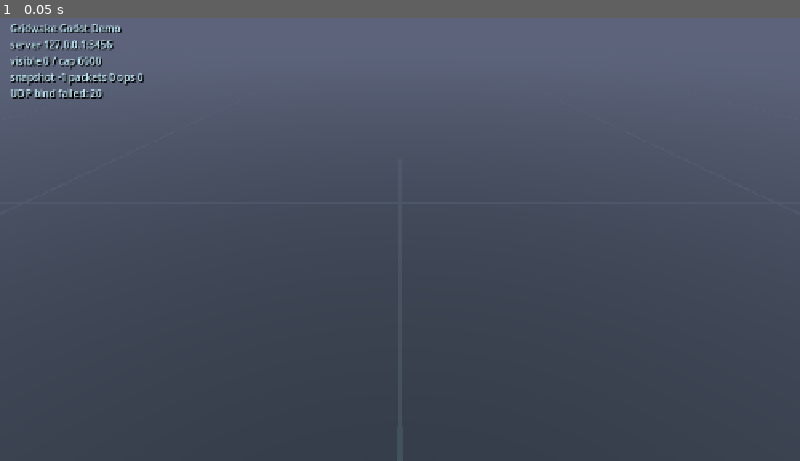
Above: before the commit, frame 1.
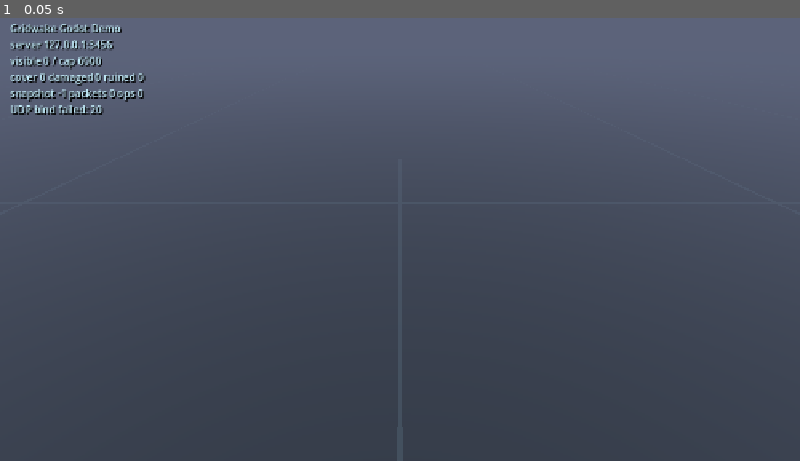
Above: after the commit, the same moment.

Repository: kylebrussell/Gridwake
Game: Godot game, scene res://scenes/main.tscn
Two runs of this game, one before a commit and one after it. Both use one fixed random seed, a clock stepped at 60 frames per second and the inputs below.
Inputs:
- Up to frame 1 (0.05 s): no input

The runs differ from the first frame. In frame 1, 0.7% of the frame differs, in the area x 1-19%, y 12-22%.

Commit message:
Add destructible cover to Godot demo

Diff:
--- a/examples/godot_psx_demo/scripts/gridwake_protocol.gd
+++ b/examples/godot_psx_demo/scripts/gridwake_protocol.gd
@@ -19,20 +19,25 @@
 const KIND_BOT := 0
 const KIND_PLAYER := 1
 const KIND_EFFECT := 2
+const KIND_COVER := 3
 
 const LOD_FULL := 0
 const LOD_REDUCED := 1
 const LOD_MINIMAL := 2
 
-static func encode_input(position: Vector3, yaw: float) -> PackedByteArray:
+static func encode_input(position: Vector3, yaw: float, fire: bool = false) -> PackedByteArray:
 	var payload := StreamPeerBuffer.new()
 	payload.big_endian = false
 	payload.put_data(CLIENT_INPUT_MAGIC.to_ascii_buffer())
-	payload.put_u8(1)
+	payload.put_u8(2)
 	payload.put_float(position.x)
 	payload.put_float(position.y)
 	payload.put_float(position.z)
 	payload.put_float(yaw)
+	var flags := 0
+	if fire:
+		flags |= 1
+	payload.put_u8(flags)
 	return _encode_client_payload(TAG_CLIENT_INPUT, payload.data_array)
 
 
--- a/examples/godot_psx_demo/scripts/main.gd
+++ b/examples/godot_psx_demo/scripts/main.gd
@@ -22,9 +22,13 @@
 var bot_mesh: BoxMesh
 var player_mesh: BoxMesh
 var effect_mesh: SphereMesh
+var cover_mesh: BoxMesh
 var materials: Dictionary = {}
 var camera: Camera3D
 var hud: Label
+var cover_nodes: Dictionary = {}
+var damaged_cover_nodes: Dictionary = {}
+var ruined_cover_nodes: Dictionary = {}
 
 func _ready() -> void:
 	_setup_rendering()
@@ -79,6 +83,8 @@
 	effect_mesh.rings = 4
 	effect_mesh.radius = 0.65
 	effect_mesh.height = 1.3
+	cover_mesh = BoxMesh.new()
+	cover_mesh.size = Vector3.ONE
 
 	_create_materials()
 	_create_floor()
@@ -101,6 +107,12 @@
 	materials["player"] = _material(Color(0.75, 1.0, 0.72))
 	materials["effect"] = _material(Color(0.98, 0.42, 0.92))
 	materials["minimal"] = _material(Color(0.52, 0.57, 0.66))
+	materials["cover_0"] = _material(Color(0.43, 0.48, 0.50))
+	materials["cover_1"] = _material(Color(0.50, 0.41, 0.34))
+	materials["cover_2"] = _material(Color(0.34, 0.42, 0.34))
+	materials["cover_3"] = _material(Color(0.45, 0.37, 0.48))
+	materials["cover_damaged"] = _material(Color(0.72, 0.48, 0.28))
+	materials["cover_ruined"] = _material(Color(0.16, 0.15, 0.15))
 	materials["floor"] = _material(Color(0.13, 0.16, 0.18))
 	materials["grid"] = _material(Color(0.22, 0.28, 0.32))
 
@@ -214,6 +226,10 @@
 	else:
 		return
 
+	if int(payload["kind"]) == GridwakeProtocol.KIND_COVER:
+		_update_cover_node(entity, node, payload)
+		return
+
 	node.position = payload["position"]
 	node.rotation.y = payload["yaw"]
 	var radius := float(payload["radius"])
@@ -229,9 +245,31 @@
 			node.mesh = player_mesh
 		GridwakeProtocol.KIND_EFFECT:
 			node.mesh = effect_mesh
+		GridwakeProtocol.KIND_COVER:
+			node.mesh = cover_mesh
 		_:
 			node.mesh = bot_mesh
 	return node
+
+
+func _update_cover_node(entity: int, node: MeshInstance3D, payload: Dictionary) -> void:
+	var health := _cover_health(payload)
+	var radius := float(payload["radius"])
+	var height := lerpf(0.22, 3.4, max(health, 0.08))
+	var position: Vector3 = payload["position"]
+	node.position = Vector3(position.x, height * 0.5 - 0.06, position.z)
+	node.rotation.y = 0.0
+	node.scale = Vector3(radius * 1.8, height, radius * 1.8)
+	node.material_override = _material_for_payload(payload)
+	cover_nodes[entity] = true
+	if health < 0.7:
+		damaged_cover_nodes[entity] = true
+	else:
+		damaged_cover_nodes.erase(entity)
+	if health <= 0.05:
+		ruined_cover_nodes[entity] = true
+	else:
+		ruined_cover_nodes.erase(entity)
 
 
 func _remove_entity(entity: int) -> void:
@@ -239,6 +277,9 @@
 		return
 	var node: Node = entity_nodes[entity]
 	entity_nodes.erase(entity)
+	cover_nodes.erase(entity)
+	damaged_cover_nodes.erase(entity)
+	ruined_cover_nodes.erase(entity)
 	node.queue_free()
 
 
@@ -250,6 +291,13 @@
 			return materials["player"]
 		GridwakeProtocol.KIND_EFFECT:
 			return materials["effect"]
+		GridwakeProtocol.KIND_COVER:
+			var health := _cover_health(payload)
+			if health <= 0.05:
+				return materials["cover_ruined"]
+			if health < 0.7:
+				return materials["cover_damaged"]
+			return materials["cover_%d" % int(payload["team"] % 4)]
 		_:
 			return materials["bot_%d" % int(payload["team"] % 3)]
 
@@ -264,8 +312,16 @@
 			return 0.65
 
 
+func _cover_health(payload: Dictionary) -> float:
+	return clampf(float(payload["yaw"]), 0.0, 1.0)
+
+
 func _send_input() -> void:
-	udp.put_packet(GridwakeProtocol.encode_input(player_position, player_yaw))
+	udp.put_packet(GridwakeProtocol.encode_input(player_position, player_yaw, _fire_pressed()))
+
+
+func _fire_pressed() -> bool:
+	return Input.is_key_pressed(KEY_SPACE) or Input.is_mouse_button_pressed(MOUSE_BUTTON_LEFT)
 
 
 func _update_camera() -> void:
@@ -275,11 +331,14 @@
 
 
 func _update_hud() -> void:
-	hud.text = "Gridwake Godot Demo\nserver %s:%d\nvisible %d / cap %d\nsnapshot %d packets %d ops %d\n%s" % [
+	hud.text = "Gridwake Godot Demo\nserver %s:%d\nvisible %d / cap %d\ncover %d damaged %d ruined %d\nsnapshot %d packets %d ops %d\n%s" % [
 		server_host,
 		server_port,
 		entity_nodes.size(),
 		max_visual_entities,
+		cover_nodes.size(),
+		damaged_cover_nodes.size(),
+		ruined_cover_nodes.size(),
 		snapshot_sequence,
 		packets_received,
 		ops_received,
Not shown, changed: crates/server/examples/godot_psx_demo_server.rs
Not shown, changed: examples/godot_psx_demo/README.md
